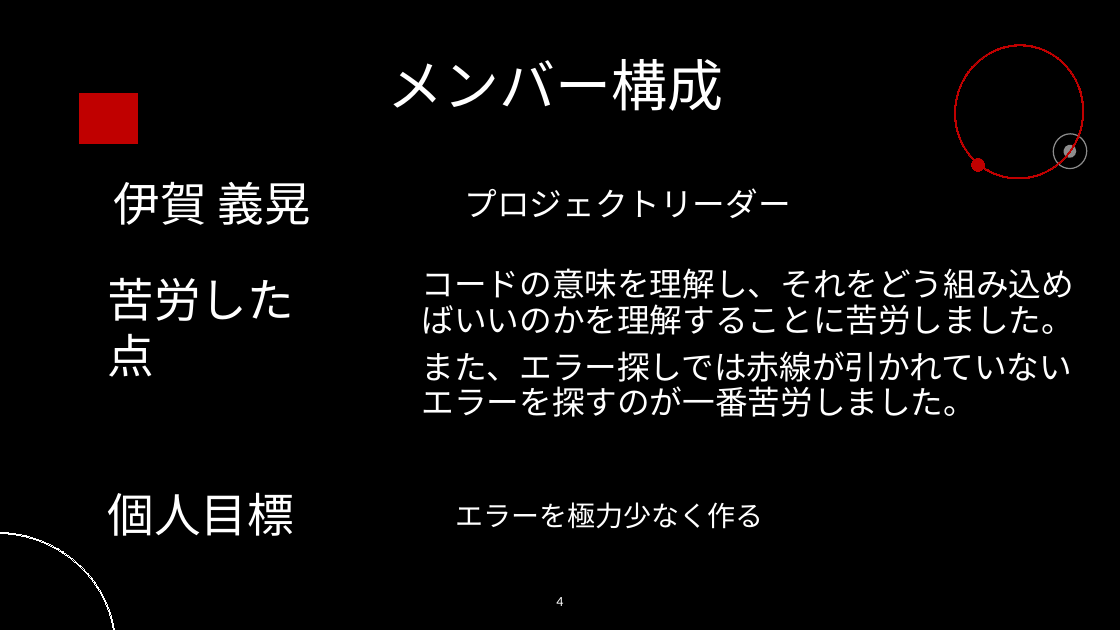
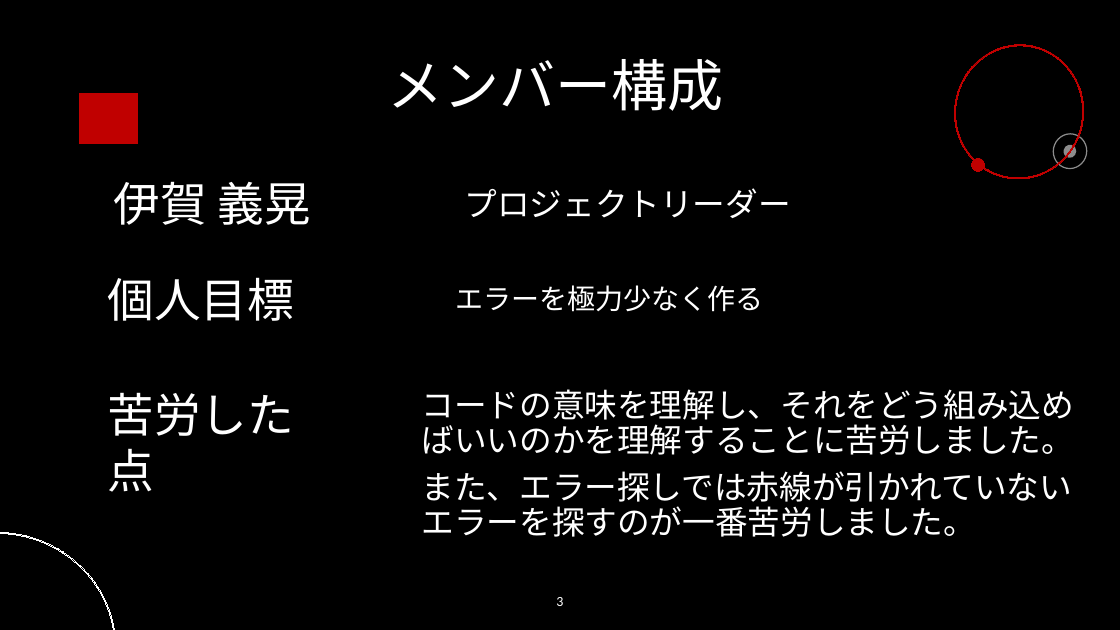
Before and after one commit to 2022java42-student022/document, a slide deck: slide 3 of 成果プレゼン資料/研修プレゼン - コピー.pptx (slide 4 before the commit). Drawn at 1120x630 pixels with LibreOffice and Linux fonts; fonts in the diff are those of the drawing; background and template pictures are left out. Boxes give left, top, right and bottom in pixels: in the first picture for what was removed or moved away, otherwise in the second. Text is boxed around its words. In the diff, an @@ line names an element or a change of style, - is before the commit and + after.

Commit message:
おつかれ

```diff
--- a/成果プレゼン資料/研修プレゼン - コピー.pptx
+++ b/成果プレゼン資料/研修プレゼン - コピー.pptx
@@ text "個人目標": place and size @@
-text "個人目標" at [107,492,294,536]
+text "個人目標" at [107,277,294,321]
@@ text "エラーを極力少なく作る": place and size @@
-text "エラーを極力少なく作る" at [455,502,763,529]
+text "エラーを極力少なく作る" at [455,285,763,312]
@@ text "苦労した点": place and size @@
-text "苦労した点" at [107,277,294,377]
+text "苦労した点" at [107,392,294,492]
@@ text "コードの意味を理解し、それをどう組み込めばいいのかを理解することに苦労しました。": place and size @@
-text "コードの意味を理解し、それをどう組み込めばいいのかを理解することに苦労しました。" at [422,268,1074,417]
+text "コードの意味を理解し、それをどう組み込めばいいのかを理解することに苦労しました。" at [422,389,1074,537]
@@ page number at [556,597,563,606]: text changed @@
-4
+3
```
Also in this commit, not shown: 7 other slides changed.
